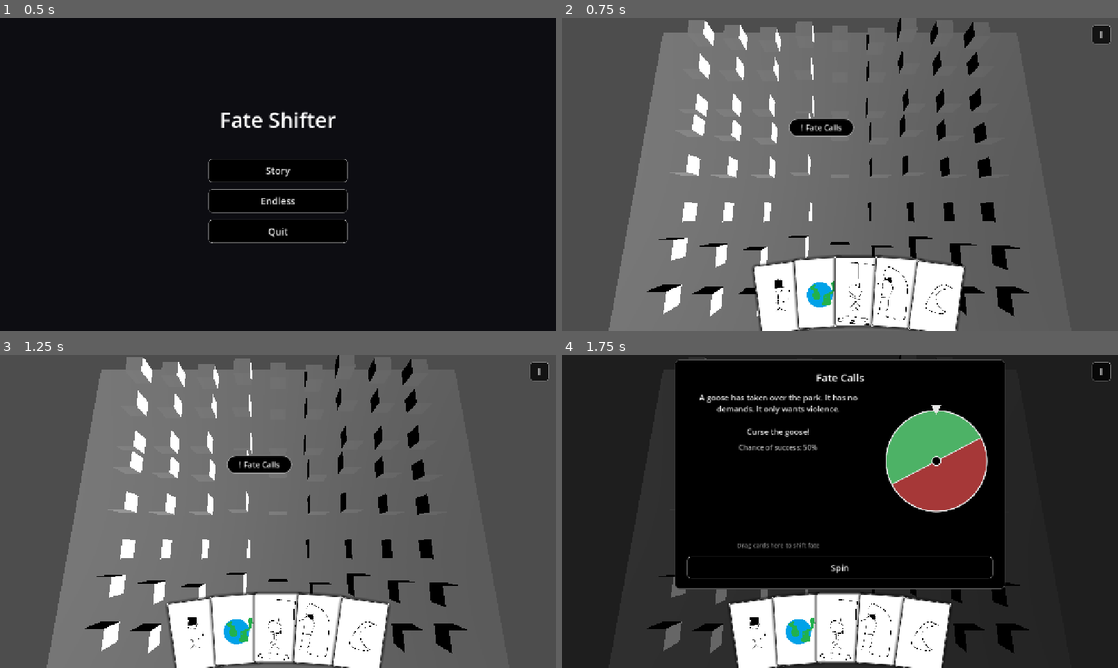
Above: before the commit, frames 1-4 (two rows, left to right).
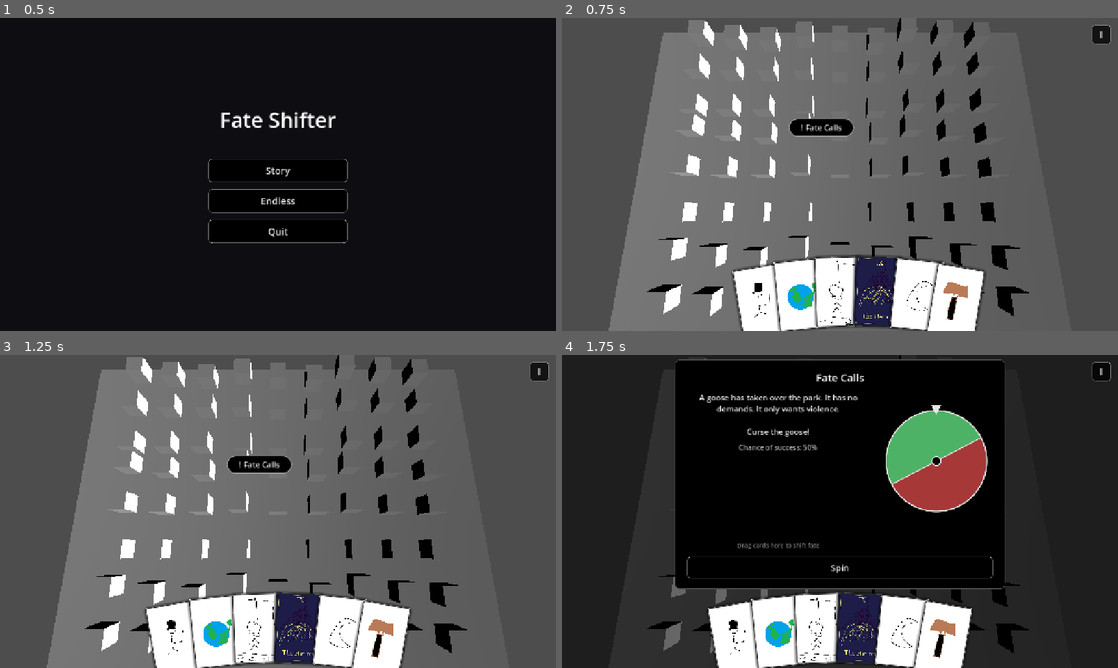
Above: after the commit, the same moments.

Repository: Cthulhu5227/GameOffShift
Game: Godot game, scene res://main_menu.tscn
Same seed, same stepped clock (60 frames per second), same inputs: the game is played once before the commit and once after it.
Inputs:
- Up to frame 1 (0.5 s): no input
- Up to frame 2 (0.75 s): click "Story" at 0.5 s
- Up to frame 3 (1.25 s): no input
- Up to frame 4 (1.75 s): click "! Fate Calls" at 1.25 s

Frame 1 is identical in both runs. In frame 2, 5.1% of the frame differs, in the area x 30-77%, y 75-100%; in frame 3, 5.2%; in frame 4, 5.2%, in the area x 26-74%, y 75-100%.

Commit message:
Added in the basic flow logic for a story mode. Also added in a few different card sprites developed by our graphics designer.

Diff:
--- a/shift/cutscenes/cutscene.gd
+++ b/shift/cutscenes/cutscene.gd
@@ -5,9 +5,9 @@
 
 @export var duration := 3.0
 
-var_done := false
+var _done := false
 
-func_ready() -> void:
+func _ready() -> void:
     mouse_filter = Control.MOUSE_FILTER_STOP
     var anim: AnimationPlayer = get_node_or_null("AnimationPlayer")
     if anim and anim.has_animation("play"):
@@ -15,18 +15,18 @@
         await anim.animation_finished
     else:
         await get_tree().create_timer(duration, false).timeout
-    finished()
+    finish()
 
 func finish() -> void:
-    if_done:
+    if _done:
         return
     _done = true
     finished.emit()
 
 func _gui_input(event: InputEvent) -> void:
-    if event is InputEvenMouseButton and event.pressed:
-        finished()
+    if event is InputEventMouseButton and event.pressed:
+        finish()
 
 func _unhandled_input(event: InputEvent) -> void:
     if event.is_action_pressed("ui_accept"):
-        finished()
+        finish()
--- a/shift/data/shifts/shift1.tres
+++ b/shift/data/shifts/monday.tres
@@ -4,12 +4,8 @@
 
 [resource]
 script = ExtResource("1_shift")
-display_name = "Baseline Shift"
-intro_text = "First day dealing fate. Let's see what can be done!"
-fate_count = 5
-max_fates_on_map = 1
-chance_modifier = 0.0
+display_name = "Monday"
+fate_count = 3
 hand_size = 6
-draw_per_fate = 0
-keep_leftover_cards = false
 quota = 3
+; cutscene_before = ExtResource("2_cut") ; This is how you would add a cutscene
--- a/shift/data/shifts/shift_data.gd
+++ b/shift/data/shifts/shift_data.gd
@@ -33,6 +33,12 @@
 ## Successes needed to keep Jeff happy. 0 = no quota.
 @export_range(0, 20) var quota: int = 3
 
+@export_group("Story")
+## Plays before this starts (e.g. "Monday, 9:00 AM"). Optional.
+@export var cutscene_before: PackedScene
+## Plays after this shift ends (e.g. closing computer talking to coworker). Also, optional.
+@export var cutscene_after: PackedScene
+
 
 ## The number of fates this shift will actually have.
 func get_fate_count() -> int:
--- /dev/null
+++ b/shift/data/shifts/tuesday.tres
@@ -0,0 +1,11 @@
+[gd_resource type="Resource" script_class="ShiftData" format=3]
+
+[ext_resource type="Script" path="res://data/shifts/shift_data.gd" id="1_shift"]
+
+[resource]
+script = ExtResource("1_shift")
+display_name = "Tuesday"
+fate_count = 4
+hand_size = 5
+quota = 3
+; cutscene_before = ExtResource("2_cut") ; This is how you would add a cutscene
--- /dev/null
+++ b/shift/data/story/story_data.gd
@@ -0,0 +1,6 @@
+class_name StoryData
+extends Resource
+
+@export var opening: PackedScene
+@export var shifts: Array[ShiftData] = []
+@export var ending: PackedScene
--- /dev/null
+++ b/shift/data/story/the_week.tres
@@ -0,0 +1,10 @@
+[gd_resource type="Resource" script_class="StoryData" format=3]
+
+[ext_resource type="Script" path="res://data/story/story_data.gd" id="1_story"]
+[ext_resource type="Script" path="res://data/shifts/shift_data.gd" id="2_shiftdata"]
+[ext_resource type="Resource" path="res://data/shifts/monday.tres" id="3_mon"]
+[ext_resource type="Resource" path="res://data/shifts/tuesday.tres" id="4_tue"]
+
+[resource]
+script = ExtResource("1_story")
+shifts = Array[ExtResource("2_shiftdata")]([ExtResource("3_mon"), ExtResource("4_tue")])
--- a/shift/game_state.gd
+++ b/shift/game_state.gd
@@ -3,3 +3,5 @@
 enum Mode { STORY, ENDLESS }
 
 var mode: Mode = Mode.STORY
+
+var story_index := 0
--- a/shift/scenario_handlers/scenario.gd
+++ b/shift/scenario_handlers/scenario.gd
@@ -23,6 +23,7 @@
 var _has_rolled := false
 var _closing := false
 var _played_cards: Array[String] = []
+var chance_bonus := 0.0
 
 func setup(p_data: ScenarioData) -> Control:
 	data = p_data
@@ -40,7 +41,7 @@
 	_animate_in()
 
 func _refresh():
-	current_chance = data.base_chance
+	current_chance = clampf(data.base_chance + chance_bonus, 0.0, 1.0)
 	image.texture = load(data.scenario_img) if data.scenario_img != "" else null
 	image.visible = image.texture != null
 	text.text = data.scenario_text.strip_edges()
--- /dev/null
+++ b/shift/shift_manager.gd
@@ -0,0 +1,70 @@
+class_name ShiftManager
+extends Node
+
+signal shift_started(shift: ShiftData)
+signal fate_resolved(success: bool)
+signal shift_ended(result: Dictionary)
+
+@onready var ui = $"../UI"
+@onready var card_bag: CardBag = $"../CardBag"
+@onready var scenario_bag: ScenarioBag = $"../ScenarioBag"
+
+var _shift: ShiftData
+var _queue: Array[ScenarioData] = []
+var _on_map := 0
+var _resolved := 0
+var _successes := 0
+
+func _ready() -> void:
+    ui.fate_finished.connect(_on_fate_finished)
+
+func run_shift(shift: ShiftData) -> Dictionary:
+    _shift = shift
+    _on_map = 0
+    _resolved = 0
+    _successes = 0
+    _queue = _pick_scenarios(shift)
+    for i in shift.hand_size:
+        ui.hand.add_card(card_bag.draw())
+    shift_started.emit(shift)
+    _fill_map()
+    return await shift_ended
+
+func _pick_scenarios(shift: ShiftData) -> Array[ScenarioData]:
+    if not shift.scenarios.is_empty():
+        return shift.scenarios.duplicate()
+
+    var picked: Array[ScenarioData] = []
+    for i in shift.fate_count:
+        picked.append(scenario_bag.draw())
+    return picked
+
+func _fill_map() -> void:
+    while _on_map < _shift.max_fates_on_map and not _queue.is_empty():
+        _on_map += 1
+        ui.spawn_fate(_queue.pop_front(), _shift.chance_modifier)
+
+func _on_fate_finished(success: bool) -> void:
+    _on_map -= 1
+    _resolved += 1
+    if success:
+        _successes += 1
+
+    fate_resolved.emit(success)
+    for i in _shift.draw_per_fate:
+        ui.hand.add_card(card_bag.draw())
+
+    if _resolved >= _shift.get_fate_count():
+        _end_shift()
+    else:
+        _fill_map()
+
+func _end_shift() -> void:
+    if not _shift.keep_leftover_cards:
+        ui.discard_hand()
+    shift_ended.emit({
+        "shift": _shift,
+        "successes": _successes,
+        "failures": _resolved - _successes,
+        "quota_met": _successes >= _shift.quota,
+    })
--- /dev/null
+++ b/shift/story_director.gd
@@ -0,0 +1,45 @@
+class_name StoryDirector
+extends Node
+
+const STORY := preload("res://data/story/the_week.tres")
+const ENDLESS_SHIFT := preload("res://data/shifts/baseline.tres")
+const MAIN_MENU := "res://main_menu.tscn"
+
+@onready var shift_manager: ShiftManager = $"../ShiftManager"
+@onready var ui = $"../UI"
+
+func _ready() -> void:
+    if GameState.mode == GameState.Mode.STORY:
+        run_story(STORY)
+    else:
+        run_endless()
+
+func run_story(story: StoryData) -> void:
+    if GameState.story_index == 0:
+        await play_cutscene(story.opening)
+
+    for i in range(GameState.story_index, story.shifts.size()):
+        GameState.story_index = i
+        var shift: ShiftData = story.shifts[i]
+
+        await play_cutscene(shift.cutscene_before)
+        var result: Dictionary = await shift_manager.run_shift(shift)
+        print("%s over: %d successes, quota met: %s" % [shift.display_name, result.successes, result.quota_met])
+        await play_cutscene(shift.cutscene_after)
+
+    await play_cutscene(story.ending)
+    GameState.story_index = 0
+    get_tree().change_scene_to_file(MAIN_MENU)
+
+func run_endless() -> void:
+    while true:
+        await shift_manager.run_shift(ENDLESS_SHIFT)
+
+func play_cutscene(scene: PackedScene) -> void:
+    if scene == null:
+        return
+
+    var cutscene: Cutscene = scene.instantiate()
+    ui.cutscene_layer.add_child(cutscene)
+    await cutscene.finished
+    cutscene.queue_free()
--- a/shift/ui.gd
+++ b/shift/ui.gd
@@ -1,8 +1,9 @@
 extends Control
+
+signal fate_finished(success: bool)
 
 const ScenarioButt = preload("res://scenario_handlers/scenario_button.tscn")
 const ScenarioUI = preload("res://scenario_handlers/scenario.tscn")
-const HAND_SIZE := 5
 const HAND_HEIGHT := 200.0 #keep map buttons out from under the cards
 
 @onready var scenario_layer: Control = $ScenarioLayer
@@ -11,13 +12,11 @@
 @onready var pause_menu = %PauseMenu
 @onready var card_bag: CardBag = $"../CardBag"
 @onready var scenario_bag: ScenarioBag = $"../ScenarioBag"
+@onready var cutscene_layer: Control = $CutsceneLayer
 
 func _ready() -> void:
 	menu_button.pressed.connect(pause_menu.open)
 	hand.card_played.connect(_on_card_played)
-	for i in HAND_SIZE:
-		hand.add_card(card_bag.draw())
-	makeScenario()
 
 func randomize_position(button: Button) -> void:
 	var area: Vector2 = get_viewport_rect().size
@@ -27,20 +26,26 @@
 		randf_range(0.0, max_pos.y)
 	)
 
-func makeScenario():
+func spawn_fate(scenario: ScenarioData, chance_bonus := 0.0) -> void:
 	var button = ScenarioButt.instantiate()
 	randomize_position(button)
-	button.pressed.connect(_open_scenario.bind(button))
+	button.pressed.connect(_open_scenario.bind(button, scenario, chance_bonus))
 	scenario_layer.add_child(button)
-	return true
 
-func _open_scenario(button: Button) -> void:
+func _open_scenario(button: Button, scenario: ScenarioData, chance_bonus: float) -> void:
 	button.queue_free()
 	var popup = ScenarioUI.instantiate()
-	popup.setup(scenario_bag.draw())
-	popup.closed.connect(makeScenario)
+	popup.chance_bonus = chance_bonus
+	popup.setup(scenario)
+	var outcome := {"success": false}
+	popup.rolled.connect(func(s): outcome.success = s)
+	popup.closed.connect(func(): fate_finished.emit(outcome.success))
 	scenario_layer.add_child(popup)
+
+func discard_hand() -> void:
+	for view in hand.get_cards():
+		card_bag.return_card(view.data)
+		view.queue_free()
 
 func _on_card_played(card: CardData) -> void:
 	card_bag.return_card(card)
-	hand.add_card(card_bag.draw())
--- a/shift/ui.tscn
+++ b/shift/ui.tscn
@@ -80,6 +80,15 @@
 theme_override_styles/hover = SubResource("Style_menu_hover")
 text = "I"
 
+[node name="CutsceneLayer" type="Control" parent="."]
+layout_mode = 1
+anchors_preset = 15
+anchor_right = 1.0
+anchor_bottom = 1.0
+grow_horizontal = 2
+grow_vertical = 2
+mouse_filter = 2
+
 [node name="PauseMenu" parent="." instance=ExtResource("3_pause")]
 unique_name_in_owner = true
 layout_mode = 1
--- a/shift/world.tscn
+++ b/shift/world.tscn
@@ -6,6 +6,9 @@
 [ext_resource type="Script" uid="uid://b7gwaegy4u8on" path="res://camera_3d.gd" id="4_aqk2v"]
 [ext_resource type="PackedScene" uid="uid://535a1hlgbxwh" path="res://scenario_handlers/scenario_bag.tscn" id="6_dwbse"]
 [ext_resource type="PackedScene" path="res://card_handlers/card_bag.tscn" id="7_cardbag"]
+[ext_resource type="Script" path="res://shift_manager.gd" id="8_shift"]
+[ext_resource type="Script" path="res://story_director.gd" id="9_story"]
+
 
 [node name="World" type="Node" unique_id=1974268205]
 
@@ -25,3 +28,9 @@
 [node name="ScenarioBag" parent="." unique_id=2107763649 instance=ExtResource("6_dwbse")]
 
 [node name="CardBag" parent="." unique_id=19963942 instance=ExtResource("7_cardbag")]
+
+[node name="ShiftManager" type="Node" parent="."]
+script = ExtResource("8_shift")
+
+[node name="StoryDirector" type="Node" parent="."]
+script = ExtResource("9_story")
Not shown, added: shift/cutscenes/cutscene.gd.uid
Binary file changed: shift/data/card_imgs/death.png
Binary file changed: shift/data/card_imgs/the_hermit.png
Binary file changed: shift/data/card_imgs/the_magician.png
Binary file changed: shift/data/card_imgs/wheel_of_fortune.png
Not shown, added: shift/data/story/story_data.gd.uid
Not shown, added: shift/shift_manager.gd.uid
Not shown, added: shift/story_director.gd.uid
